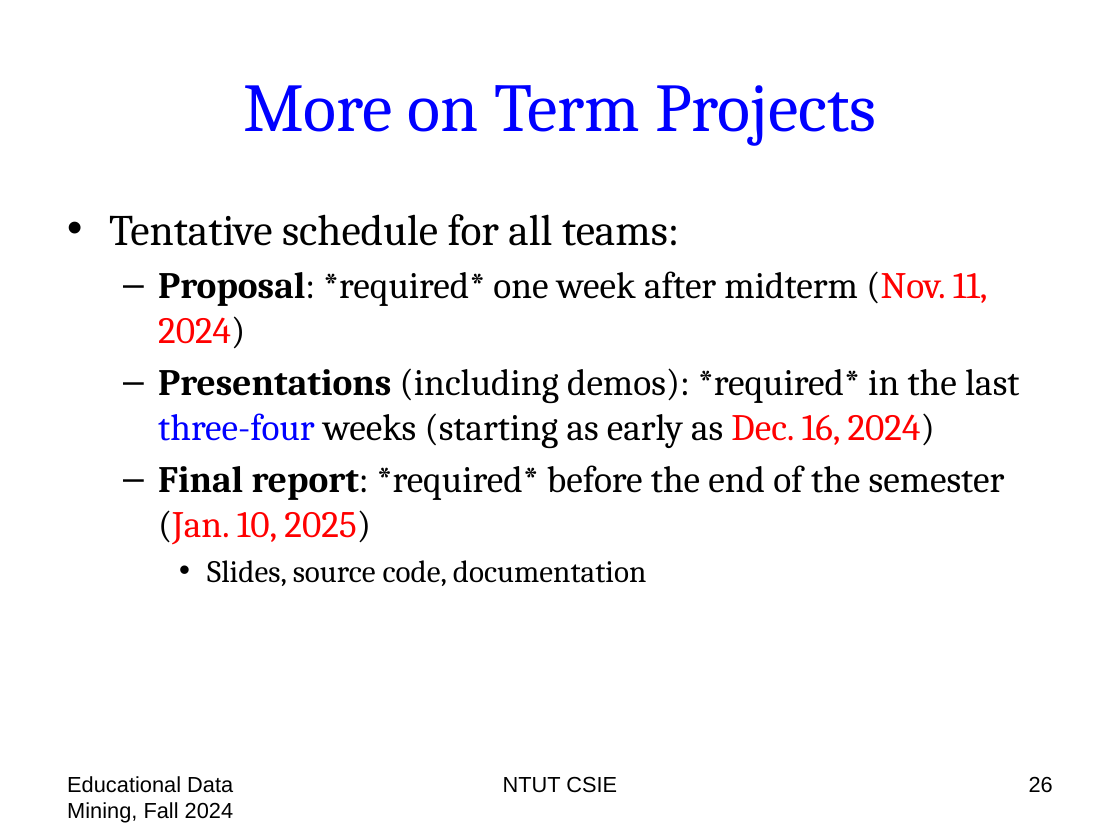
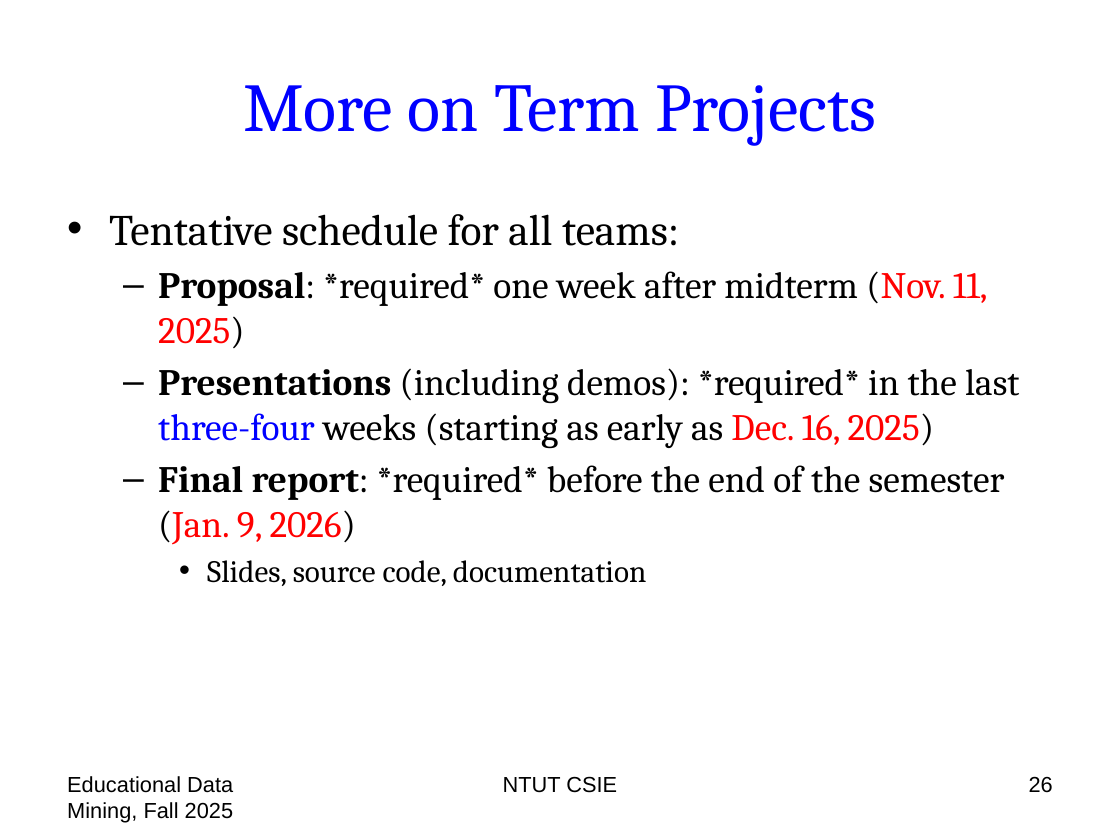
Before and after one commit to chriswjh/chriswjh.github.io, a slide deck: slide 26 of EDM/00-overview.pptx. Drawn at 1120x840 pixels with LibreOffice and Linux fonts; fonts in the diff are those of the drawing. Boxes give left, top, right and bottom in pixels: in the first picture for what was removed or moved away, otherwise in the second. Text is boxed around its words. In the diff, an @@ line names an element or a change of style, - is before the commit and + after.

```diff
--- a/EDM/00-overview.pptx
+++ b/EDM/00-overview.pptx
@@ text at box(158, 271, 1019, 545): text changed @@
-  – Proposal: *required* one week after midterm (Nov. 11, 2024)
-  – Presentations (including demos): *required* in the last three-four weeks (starting as early as Dec. 16, 2024)
-  – Final report: *required* before the end of the semester (Jan. 10, 2025)
+  – Proposal: *required* one week after midterm (Nov. 11, 2025)
+  – Presentations (including demos): *required* in the last three-four weeks (starting as early as Dec. 16, 2025)
+  – Final report: *required* before the end of the semester (Jan. 9, 2026)
@@ text at box(67, 776, 234, 823): text changed @@
-Educational Data Mining, Fall 2024
+Educational Data Mining, Fall 2025
```
Also in this commit, not shown: 32 other slides changed, 1 other file.
